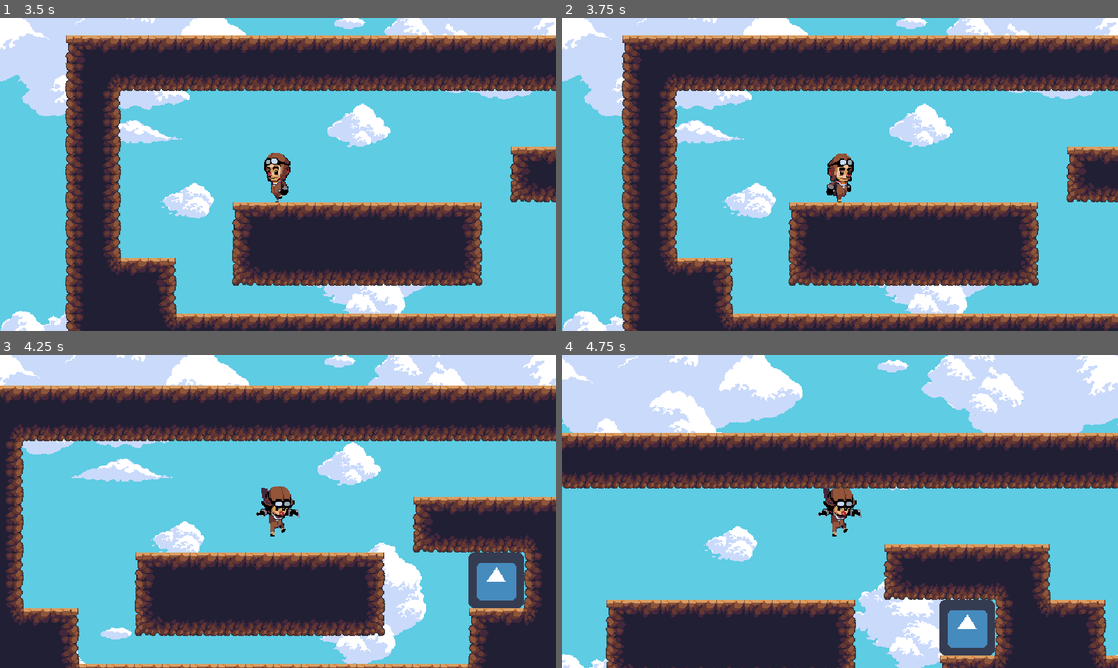
Above: before the commit, frames 1-4 (two rows, left to right).
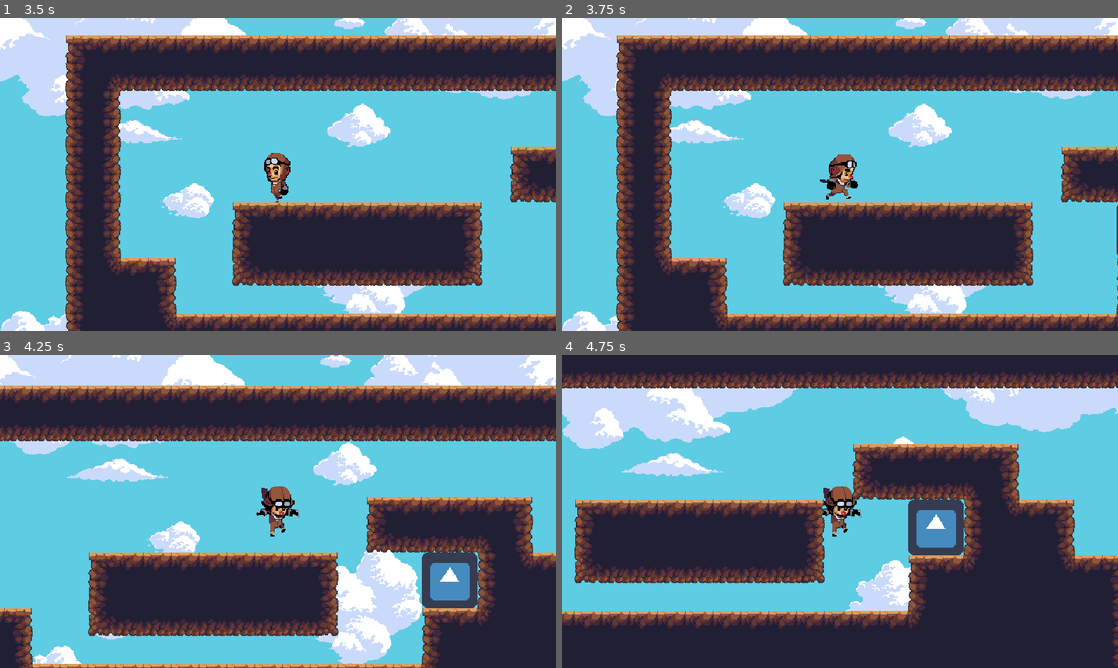
Above: after the commit, the same moments.

Repository: wltu/NiceGame
Game: Godot game, scene res://WorldLevel/StartMenu.tscn
Same seed, same stepped clock (60 frames per second), same inputs: the game is played once before the commit and once after it. The engine's default icon, where the game draws it, is replaced by a stand-in: a white triangle on a blue panel in a dark square.
Inputs:
- Up to frame 1 (3.5 s): click "Play" at 0.5 s; hold Right (ui_right) 1.28-2.78 s; tap Space (ui_select) at 1.52, 2.27 s; hold Left (ui_left) from 2.78 s (still down)
- Up to frame 2 (3.75 s): release Left (ui_left) at 3.53 s; hold Right (ui_right) from 3.53 s (still down)
- Up to frame 3 (4.25 s): keep holding Right (ui_right); tap Space (ui_select) at 3.77 s
- Up to frame 4 (4.75 s): keep holding Right (ui_right); tap Space (ui_select) at 4.52 s

Frame 1 is identical in both runs. In frame 2, 19% of the frame differs, in the area x 0-100%, y 0-100%; in frame 3, 30%; in frame 4, 65%.

Commit message:
Fix Bug on Run/Walk Codes

Diff:
--- a/Player/Player.gd
+++ b/Player/Player.gd
@@ -9,7 +9,7 @@
 const SLIDE_SPEED = 500
 const MAX_X = 640
 const MAX_Y = 360
-const TIME_GAP = 100
+const TIME_GAP = 10
 
 var motion = Vector2()
 var sliding_check = Transform2D()
@@ -99,6 +99,8 @@
 			left = false
 			counter = 0
 	else:
+		run = false
+
 		if slide:
 			motion.x = lerp(motion.x, 0, 0.05)
 
@@ -110,11 +112,11 @@
 
 	if Input.is_action_just_released("ui_right"):
 		right = true
-		run = false
+		#run = false
 
 	if Input.is_action_just_released("ui_left"):
 		left = true
-		run = false
+		#run = false
 
 	on_floor_action()
 
--- a/Player/Player.tscn
+++ b/Player/Player.tscn
@@ -15,24 +15,24 @@
 [ext_resource path="res://Sprites/Sprites/Player/Run/Run3.png" type="Texture" id=13]
 [ext_resource path="res://Sprites/Sprites/Player/Run/Run4.png" type="Texture" id=14]
 [ext_resource path="res://Sprites/Sprites/Player/Run/Run5.png" type="Texture" id=15]
-[ext_resource path="res://Sprites/Sprites/Player/Walk/Walk0.png" type="Texture" id=16]
-[ext_resource path="res://Sprites/Sprites/Player/Walk/Walk1.png" type="Texture" id=17]
-[ext_resource path="res://Sprites/Sprites/Player/Walk/Walk2.png" type="Texture" id=18]
-[ext_resource path="res://Sprites/Sprites/Player/Walk/Walk3.png" type="Texture" id=19]
-[ext_resource path="res://Sprites/Sprites/Player/Walk/Walk4.png" type="Texture" id=20]
-[ext_resource path="res://Sprites/Sprites/Player/Walk/Walk5.png" type="Texture" id=21]
-[ext_resource path="res://Sprites/Sprites/Player/Walk/Walk6.png" type="Texture" id=22]
-[ext_resource path="res://Sprites/Sprites/Player/Walk/Walk7.png" type="Texture" id=23]
-[ext_resource path="res://Sprites/Sprites/Player/Duck/duck0.png" type="Texture" id=24]
-[ext_resource path="res://Sprites/Sprites/Player/Duck/duck1.png" type="Texture" id=25]
-[ext_resource path="res://Sprites/Sprites/Player/Duck/duck2.png" type="Texture" id=26]
-[ext_resource path="res://Sprites/Sprites/Player/Duck/duck3.png" type="Texture" id=27]
-[ext_resource path="res://Sprites/Sprites/Player/Slide/Slide0.png" type="Texture" id=28]
-[ext_resource path="res://Sprites/Sprites/Player/Slide/Slide1.png" type="Texture" id=29]
-[ext_resource path="res://Sprites/Sprites/Player/Fall/Fall0.png" type="Texture" id=30]
-[ext_resource path="res://Sprites/Sprites/Player/Fall/Fall1.png" type="Texture" id=31]
-[ext_resource path="res://Sprites/Sprites/Player/Jump/Jump0.png" type="Texture" id=32]
-[ext_resource path="res://Sprites/Sprites/Player/Jump/Jump1.png" type="Texture" id=33]
+[ext_resource path="res://Sprites/Sprites/Player/Jump/Jump0.png" type="Texture" id=16]
+[ext_resource path="res://Sprites/Sprites/Player/Jump/Jump1.png" type="Texture" id=17]
+[ext_resource path="res://Sprites/Sprites/Player/Duck/duck0.png" type="Texture" id=18]
+[ext_resource path="res://Sprites/Sprites/Player/Duck/duck1.png" type="Texture" id=19]
+[ext_resource path="res://Sprites/Sprites/Player/Duck/duck2.png" type="Texture" id=20]
+[ext_resource path="res://Sprites/Sprites/Player/Duck/duck3.png" type="Texture" id=21]
+[ext_resource path="res://Sprites/Sprites/Player/Slide/Slide0.png" type="Texture" id=22]
+[ext_resource path="res://Sprites/Sprites/Player/Slide/Slide1.png" type="Texture" id=23]
+[ext_resource path="res://Sprites/Sprites/Player/Walk/Walk0.png" type="Texture" id=24]
+[ext_resource path="res://Sprites/Sprites/Player/Walk/Walk1.png" type="Texture" id=25]
+[ext_resource path="res://Sprites/Sprites/Player/Walk/Walk2.png" type="Texture" id=26]
+[ext_resource path="res://Sprites/Sprites/Player/Walk/Walk3.png" type="Texture" id=27]
+[ext_resource path="res://Sprites/Sprites/Player/Walk/Walk4.png" type="Texture" id=28]
+[ext_resource path="res://Sprites/Sprites/Player/Walk/Walk5.png" type="Texture" id=29]
+[ext_resource path="res://Sprites/Sprites/Player/Walk/Walk6.png" type="Texture" id=30]
+[ext_resource path="res://Sprites/Sprites/Player/Walk/Walk7.png" type="Texture" id=31]
+[ext_resource path="res://Sprites/Sprites/Player/Fall/Fall0.png" type="Texture" id=32]
+[ext_resource path="res://Sprites/Sprites/Player/Fall/Fall1.png" type="Texture" id=33]
 [ext_resource path="res://Sprites/Sprites/Sky.png" type="Texture" id=34]
 
 [sub_resource type="SpriteFrames" id=1]
@@ -48,30 +48,30 @@
 "name": "Run",
 "speed": 10.0
 }, {
-"frames": [ ExtResource( 16 ), ExtResource( 17 ), ExtResource( 18 ), ExtResource( 19 ), ExtResource( 20 ), ExtResource( 21 ), ExtResource( 22 ), ExtResource( 23 ) ],
-"loop": true,
-"name": "Walk",
+"frames": [ ExtResource( 16 ), ExtResource( 17 ) ],
+"loop": true,
+"name": "Jump",
 "speed": 10.0
 }, {
-"frames": [ ExtResource( 24 ), ExtResource( 25 ), ExtResource( 26 ), ExtResource( 27 ) ],
+"frames": [ ExtResource( 18 ), ExtResource( 19 ), ExtResource( 20 ), ExtResource( 21 ) ],
 "loop": false,
 "name": "Duck",
 "speed": 20.0
 }, {
-"frames": [ ExtResource( 28 ), ExtResource( 29 ) ],
+"frames": [ ExtResource( 22 ), ExtResource( 23 ) ],
 "loop": true,
 "name": "Slide",
 "speed": 5.0
 }, {
-"frames": [ ExtResource( 30 ), ExtResource( 31 ) ],
+"frames": [ ExtResource( 24 ), ExtResource( 25 ), ExtResource( 26 ), ExtResource( 27 ), ExtResource( 28 ), ExtResource( 29 ), ExtResource( 30 ), ExtResource( 31 ) ],
+"loop": true,
+"name": "Walk",
+"speed": 10.0
+}, {
+"frames": [ ExtResource( 32 ), ExtResource( 33 ) ],
 "loop": false,
 "name": "Fall",
 "speed": 1.0
-}, {
-"frames": [ ExtResource( 32 ), ExtResource( 33 ) ],
-"loop": true,
-"name": "Jump",
-"speed": 10.0
 } ]
 _sections_unfolded = [ "Resource" ]
 
--- a/WorldLevel/World.tscn
+++ b/WorldLevel/World.tscn
@@ -5,7 +5,7 @@
 [ext_resource path="res://Sprites/Sprites/Tiles/DirtAutoTileSet.tres" type="TileSet" id=3]
 [ext_resource path="res://Sprites/Sprites/Tiles/DirtTileSet.tres" type="TileSet" id=4]
 
-[node name="World" type="Node"]
+[node name="World" type="Node" index="0"]
 
 [node name="Player" parent="." index="0" instance=ExtResource( 1 )]
 
--- a/WorldLevel/WorldWin.tscn
+++ b/WorldLevel/WorldWin.tscn
@@ -4,7 +4,7 @@
 [ext_resource path="res://Sprites/Sprites/Tiles/DirtAutoTileSet.tres" type="TileSet" id=2]
 [ext_resource path="res://Sprites/Sprites/Tiles/DirtTileSet.tres" type="TileSet" id=3]
 
-[node name="WorldWin" type="Node" index="0"]
+[node name="WorldWin" type="Node"]
 
 [node name="Player" parent="." index="0" instance=ExtResource( 1 )]
 
